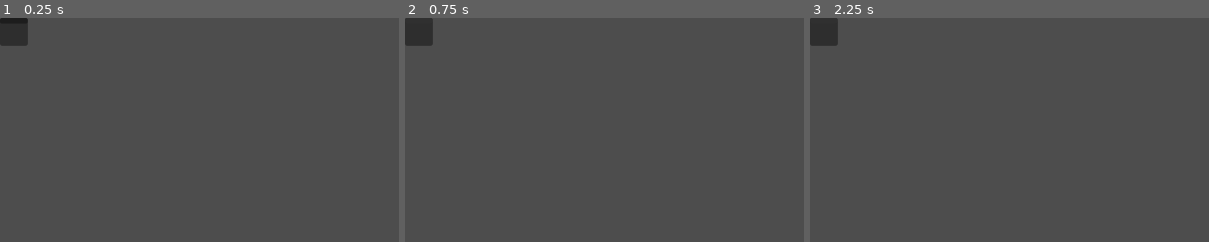
Above: before the commit, frames 1-3 (left to right).
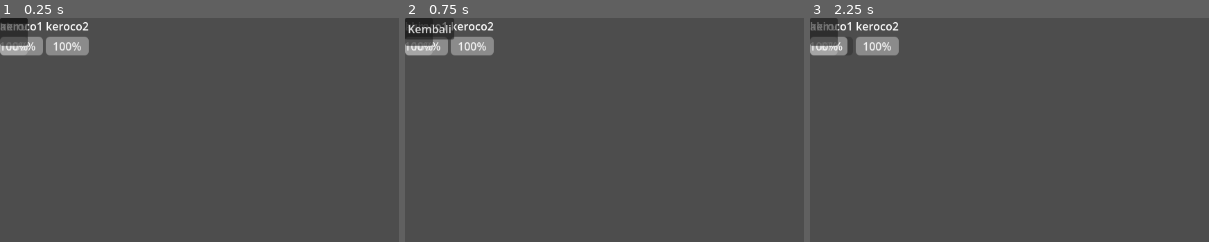
Above: after the commit, the same moments.

Repository: dx5053yx/trun-base-game
Game: Godot game, scene res://systems/battle_system/battel_arena.tscn
Two runs of this game, one before a commit and one after it. Both use one fixed random seed, a clock stepped at 60 frames per second and the inputs below.
Inputs (mouse positions are % of the whole screen's width and height, from its top left):
- Up to frame 1 (0.25 s): no input
- Up to frame 2 (0.75 s): click (2, 1) at 0.5 s
- Up to frame 3 (2.25 s): click (3, 2) at 1.25 s, where only the run after the commit has a clickable "Kembali"; click (2, 1) at 2.02 s
The pictures show only the part of the screen within x 0-50%, y 0-50%; the shares and areas given below are measured in that part.

The runs differ from the first frame. In frame 1, 2.2% of the frame differs, in the area x 0-23%, y 1-17%; in frame 2, 2.3%, in the area x 0-23%, y 0-17%; in frame 3, 2.1%.
Error after the commit: Invalid access to property or key 'enemy_name' on a base object of type 'Resource (enemystat)'. (res://systems/battle_system/battel_arena.gd:72)

Commit message:
nambah

Diff:
--- a/core/resources/char_stat.gd
+++ b/core/resources/char_stat.gd
@@ -2,7 +2,7 @@
 class_name CharacterStats
 
 # Info Dasar
-@export var character_name: String = "Unknown"
+@export var character_name: String
 @export var is_mc: bool = false
 
 # Statistik
--- a/core/resources/enemy_stat.gd
+++ b/core/resources/enemy_stat.gd
@@ -2,7 +2,7 @@
 class_name enemystat
 
 # Info Dasar
-@export var character_name: String = "Unknown"
+@export var character_name: String
 @export var is_mc: bool = false
 
 # Statistik
--- a/data/characters/ijat.tres
+++ b/data/characters/ijat.tres
@@ -1,7 +1,9 @@
 [gd_resource type="Resource" script_class="CharacterStats" format=3 uid="uid://c3r7hru27yflb"]
 
 [ext_resource type="Script" uid="uid://bru016kf7qe6s" path="res://core/resources/char_stat.gd" id="1_kadxh"]
+[ext_resource type="Script" uid="uid://b4qu4nmoeircx" path="res://core/resources/skill_dat.gd" id="2_lsg1i"]
 
 [resource]
 script = ExtResource("1_kadxh")
+character_name = "ijat"
 metadata/_custom_type_script = "uid://bru016kf7qe6s"
--- a/data/characters/kipli.tres
+++ b/data/characters/kipli.tres
@@ -5,4 +5,5 @@
 
 [resource]
 script = ExtResource("1_w3uxv")
+character_name = "kipli"
 metadata/_custom_type_script = "uid://bru016kf7qe6s"
--- a/data/characters/malik.tres
+++ b/data/characters/malik.tres
@@ -1,7 +1,9 @@
 [gd_resource type="Resource" script_class="CharacterStats" format=3 uid="uid://dbsmufo5n14bg"]
 
 [ext_resource type="Script" uid="uid://bru016kf7qe6s" path="res://core/resources/char_stat.gd" id="1_mndw3"]
+[ext_resource type="Script" uid="uid://b4qu4nmoeircx" path="res://core/resources/skill_dat.gd" id="2_jwpfc"]
 
 [resource]
 script = ExtResource("1_mndw3")
+character_name = "malik"
 metadata/_custom_type_script = "uid://bru016kf7qe6s"
--- a/data/characters/mc.tres
+++ b/data/characters/mc.tres
@@ -1,10 +1,11 @@
 [gd_resource type="Resource" script_class="CharacterStats" format=3 uid="uid://5brme7go5q0a"]
 
 [ext_resource type="Script" uid="uid://bru016kf7qe6s" path="res://core/resources/char_stat.gd" id="1_mxkbc"]
-[ext_resource type="Resource" uid="uid://bf1glmjq0yvlo" path="res://data/skill/mc/besic_att.tres" id="2_hhugu"]
 [ext_resource type="Script" uid="uid://b4qu4nmoeircx" path="res://core/resources/skill_dat.gd" id="2_y6q3r"]
 
 [resource]
 script = ExtResource("1_mxkbc")
-skills = Array[ExtResource("2_y6q3r")]([ExtResource("2_hhugu")])
+character_name = "akiru"
+is_mc = true
+speed = 20
 metadata/_custom_type_script = "uid://bru016kf7qe6s"
--- a/data/characters/nunung.tres
+++ b/data/characters/nunung.tres
@@ -1,7 +1,9 @@
 [gd_resource type="Resource" script_class="CharacterStats" format=3 uid="uid://l0655gpksybu"]
 
 [ext_resource type="Script" uid="uid://bru016kf7qe6s" path="res://core/resources/char_stat.gd" id="1_qmerg"]
+[ext_resource type="Script" uid="uid://b4qu4nmoeircx" path="res://core/resources/skill_dat.gd" id="2_1440r"]
 
 [resource]
 script = ExtResource("1_qmerg")
+character_name = "nunung"
 metadata/_custom_type_script = "uid://bru016kf7qe6s"
--- a/data/characters/ridwan.tres
+++ b/data/characters/ridwan.tres
@@ -1,7 +1,9 @@
 [gd_resource type="Resource" script_class="CharacterStats" format=3 uid="uid://v4pj68lny6tf"]
 
 [ext_resource type="Script" uid="uid://bru016kf7qe6s" path="res://core/resources/char_stat.gd" id="1_iagix"]
+[ext_resource type="Script" uid="uid://b4qu4nmoeircx" path="res://core/resources/skill_dat.gd" id="2_8ptkn"]
 
 [resource]
 script = ExtResource("1_iagix")
+character_name = "ridwan"
 metadata/_custom_type_script = "uid://bru016kf7qe6s"
--- a/data/characters/timun.tres
+++ b/data/characters/timun.tres
@@ -5,4 +5,5 @@
 
 [resource]
 script = ExtResource("1_2tceh")
+character_name = "timun"
 metadata/_custom_type_script = "uid://bru016kf7qe6s"
--- a/data/enemies/keroco2.tres
+++ b/data/enemies/keroco2.tres
@@ -5,4 +5,5 @@
 
 [resource]
 script = ExtResource("1_2d2x6")
+character_name = "keroco2"
 metadata/_custom_type_script = "uid://bmxew6ryek11a"
--- a/data/enemies/kroco1.tres
+++ b/data/enemies/kroco1.tres
@@ -5,4 +5,5 @@
 
 [resource]
 script = ExtResource("1_e42y5")
+character_name = "keroco1"
 metadata/_custom_type_script = "uid://bmxew6ryek11a"
--- a/systems/battle_system/battel_arena.gd
+++ b/systems/battle_system/battel_arena.gd
@@ -1,4 +1,5 @@
 extends Control
+
 @onready var action_menu = $booton/acction
 @onready var skill_menu = $booton/SkillMenu
 @onready var party_positions = $posisi_plyr
@@ -13,13 +14,14 @@
 var current_battler = null # Menyimpan data siapa yang sedang jalan sekarang
 var turn_queue: Array = []
 
-# Array terpisah untuk memudahkan perhitungan nanti
+# Array terpisah untuk memudahkan perhitungan
 var active_enemies: Array = []
 var active_heroes: Array = []
-
 func _ready():
 	print("--- MEMULAI BATTLE ---")
 	setup_battle()
+	start_turn()
+
 
 func setup_battle():
 	# 1. Panggil data tim dari Autoload PartyManager
@@ -181,9 +183,56 @@
 
 # Fungsi sementara untuk mengecek apakah skill berhasil dipanggil
 func _use_skill(skill_data):
-	print("Merapalkan skill: " + skill_data.skill_name)
+	# 1. Cek apakah MP cukup
+	if current_battler.current_mp < skill_data.mp_cost:
+		print("MP " + current_battler.character_name + " tidak cukup!")
+		return # Batal pakai skill, biarkan pemain milih aksi lain
+
+	# 2. Kurangi MP
+	current_battler.current_mp -= skill_data.mp_cost
+	print("\n🌟 " + current_battler.character_name + " merapalkan [" + skill_data.skill_name + "]!")
+
 	skill_menu.hide()
 
-	# Nanti di sini kita buat logika mengurangi MP dan memberi efek Damage/Heal
-	# Untuk sekarang, kita langsung akhiri giliran saja setelah pakai skill
+	# 3. Logika Efek Skill (Sementara kita auto-target dulu agar gampang dites)
+	if skill_data.effect_type == SkillData.SkillEffect.DAMAGE:
+		if active_enemies.size() > 0:
+			var target = active_enemies[0] # Otomatis serang musuh pertama
+
+			# Rumus damage: Power Skill + Attack Hero - Defense Musuh
+			var damage = skill_data.power + current_battler.attack_power - (target.defense / 2)
+			if damage < 1: damage = 1
+
+			target.current_hp -= damage
+			print("💥 Memberikan " + str(damage) + " damage ke " + target.character_name + "!")
+
+			if ui_nodes.has(target):
+				ui_nodes[target].update_hp()
+
+			cek_kematian(target)
+
+	elif skill_data.effect_type == SkillData.SkillEffect.HEAL:
+		if active_heroes.size() > 0:
+			var target = active_heroes[0] # Otomatis heal hero pertama (MC)
+
+			target.current_hp += skill_data.power
+			if target.current_hp > target.max_hp:
+				target.current_hp = target.max_hp # Cegah HP bocor melebihi batas maksimal
+
+			print("✨ Memulihkan " + str(skill_data.power) + " HP untuk " + target.character_name + "!")
+
+			if ui_nodes.has(target):
+				ui_nodes[target].update_hp()
+
+	# Akhiri giliran setelah pakai skill
 	end_turn()
+
+# Fungsi baru agar rapi (tambahkan di bagian bawah script)
+func cek_kematian(target):
+	if target.current_hp <= 0:
+		print("💀 " + target.character_name + " MATI!")
+		turn_queue.erase(target)
+		if target is CharacterStats:
+			active_heroes.erase(target)
+		else:
+			active_enemies.erase(target)
--- a/systems/battle_system/battel_arena.tscn
+++ b/systems/battle_system/battel_arena.tscn
@@ -2,22 +2,28 @@
 
 [ext_resource type="Script" uid="uid://dtgviijjt66vn" path="res://systems/battle_system/battel_arena.gd" id="1_22jws"]
 
-[node name="BattelArena" type="Node2D" unique_id=838868993]
+[node name="BattelArena" type="Control" unique_id=1916114402]
+layout_mode = 3
+anchors_preset = 0
 script = ExtResource("1_22jws")
 
 [node name="background" type="TextureRect" parent="." unique_id=857072806]
+layout_mode = 0
 offset_right = 40.0
 offset_bottom = 40.0
 
 [node name="posisi_enmy" type="HBoxContainer" parent="." unique_id=614471419]
+layout_mode = 0
 offset_right = 40.0
 offset_bottom = 40.0
 
 [node name="posisi_plyr" type="HBoxContainer" parent="." unique_id=600246169]
+layout_mode = 0
 offset_right = 40.0
 offset_bottom = 40.0
 
 [node name="booton" type="Panel" parent="." unique_id=722201017]
+layout_mode = 0
 offset_right = 40.0
 offset_bottom = 40.0
 
